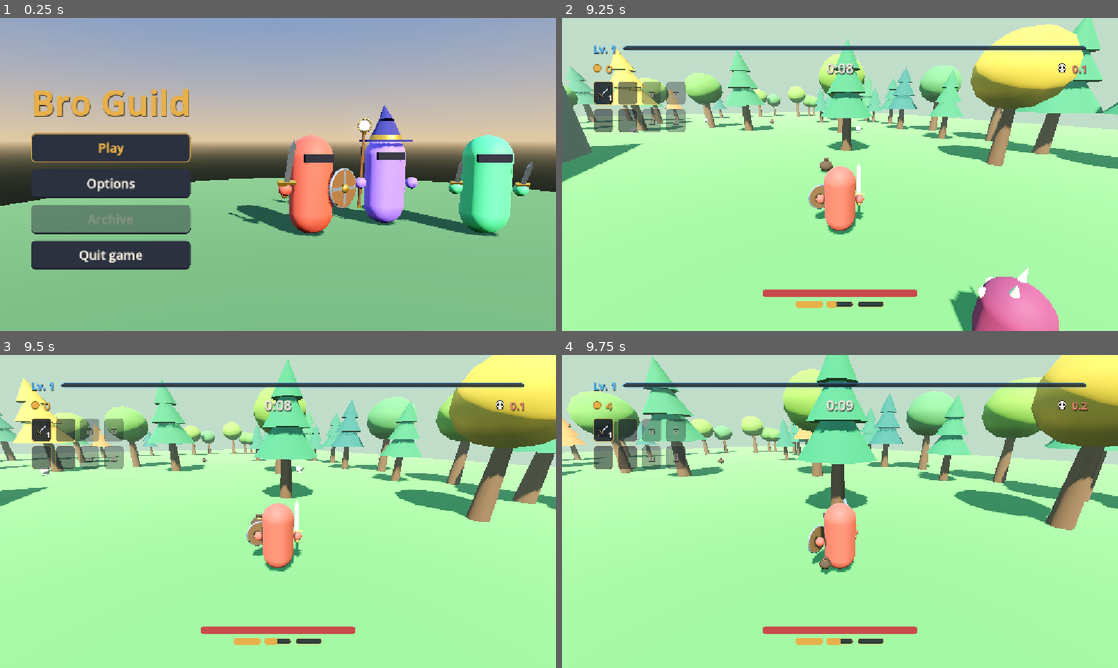
Above: before the commit, frames 1-4 (two rows, left to right).
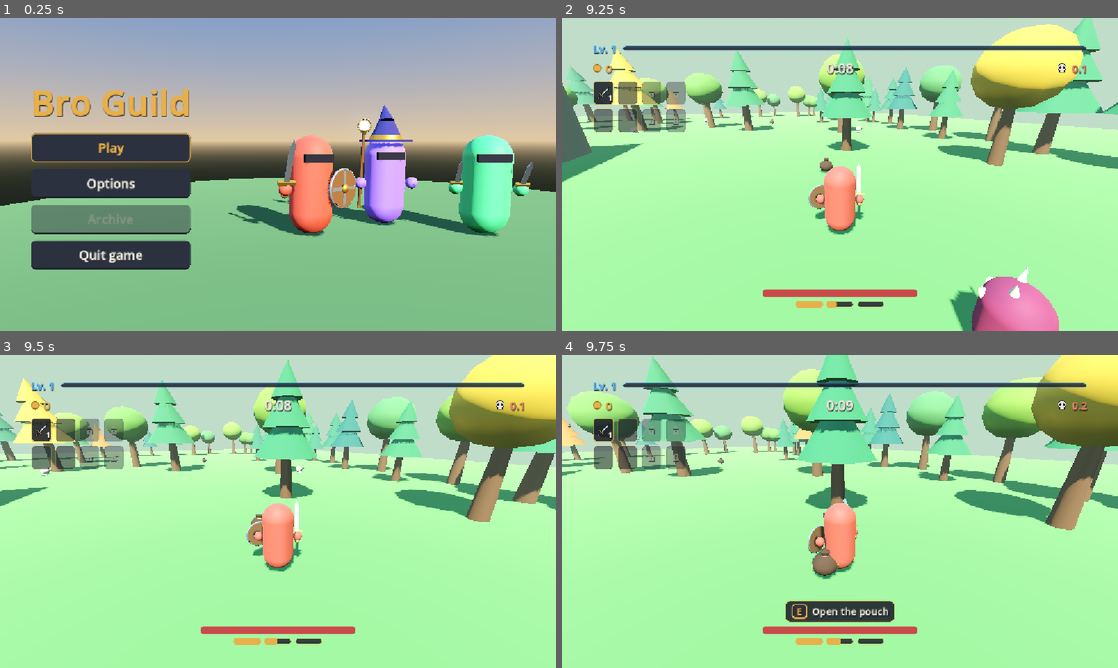
Above: after the commit, the same moments.

Repository: UriBokchoi/BroGuild
Game: Godot game, scene res://systems/run/game.tscn
Same seed, same stepped clock (60 frames per second), same inputs: the game is played once before the commit and once after it.
Inputs (mouse positions are in pixels of both pictures, inside the frame that each line leads up to):
- Up to frame 1 (0.25 s): no input
- Up to frame 2 (9.25 s): click "Play" at 0.5 s; tap Enter at 1.25 s; move the mouse to (834, 180) at 1.27 s; hold W (move_forward) 1.28-3.53 s; tap E (interact) at 1.35, 2.3, 2.85, 3.8, 4.55, 5.3, 5.85, 6.8, 7.35, 8.3, 9.05 s; click (834, 180) at 1.42 s; tap Space (jump) at 1.52, 2.27, 3.77, 4.52, 5.27, 6.77, 7.52, 8.27 s; move the mouse to (878, 177) at 2.02 s; tap Shift (dash) at 2.1, 6.6 s; move the mouse to (795, 171) at 2.77 s; move the mouse to (845, 174) at 3.52 s; hold A (move_left) 3.53-4.28 s; tap Tab (show_stats) at 3.6, 8.1 s; click (845, 174) at 3.67 s; move the mouse to (817, 168) at 4.27 s; hold W (move_forward) 4.28-6.53 s; tap Ctrl (slide) at 4.35, 8.85 s; move the mouse to (867, 174) at 5.02 s; tap Alt at 5.1 s; move the mouse to (812, 174) at 5.77 s; click (812, 174) at 5.92 s; move the mouse to (851, 168) at 6.52 s; hold D (move_right) 6.53-7.28 s; move the mouse to (834, 180) at 7.27 s; hold W (move_forward) from 7.28 s (still down); move the mouse to (878, 177) at 8.02 s; click (878, 177) at 8.17 s; move the mouse to (795, 171) at 8.77 s
- Up to frame 3 (9.5 s): keep holding W (move_forward)
- Up to frame 4 (9.75 s): move the mouse to (845, 511) at 9.52 s; release W (move_forward) at 9.53 s; hold A (move_left) from 9.53 s (still down); tap Alt at 9.6 s

Frames 1-3 are identical in both runs. In frame 4, 1.7% of the frame differs, in the area x 7-60%, y 15-86%.

Commit message:
feat(breakables): calaveras y bolsitas se rompen con E
Cada rompible es ahora un Interactable con su aviso («Romper la calavera»,
«Abrir la bolsita») en lugar de romperse al tocarlo.

Co-Authored-By: Claude Opus 5.5 <noreply@anthropic.com>

Diff:
--- a/data/i18n/strings.csv
+++ b/data/i18n/strings.csv
@@ -41,6 +41,8 @@
 SLOT_JACKPOT_UPGRADE,¡JACKPOT! Tres mejoras gratis,JACKPOT! Three free upgrades
 SLOT_CURSE_FRAILTY,Maldición: −20 % de vida máxima un minuto,Curse: −20% max health for a minute
 SLOT_CURSE_ELITES,¡Maldición! Cinco élites a por ti,Curse! Five elites are coming
+BREAK_SKULL,Romper la calavera,Break the skull
+OPEN_POUCH,Abrir la bolsita,Open the pouch
 OPTIONS_TITLE,Opciones,Options
 OPTIONS_GROUP_AUDIO,Sonido,Sound
 OPTIONS_GROUP_DISPLAY,Pantalla,Display
--- a/entities/breakables/breakable.gd
+++ b/entities/breakables/breakable.gd
@@ -1,14 +1,14 @@
 class_name Breakable
 extends Node3D
-## Rompible del nivel (como los jarrones de Megabonk): al tocarlo el jugador, se rompe, avisa por
-## [signal EventBus.breakable_broken] (el [LootDropper] suelta su botín) y desaparece con un
-## pequeño estallido. Los ataques no lo rompen: premia moverse por el mapa. Solo lo detecta el
-## jugador (máscara de su [member area]).
+## Rompible del nivel (como los jarrones de Megabonk): se rompe al usarlo con «interactuar» (su
+## [member interactable], con su aviso: «Romper la calavera»…). Avisa por
+## [signal EventBus.breakable_broken] (el [LootDropper] suelta su botín) y desaparece con un pequeño
+## estallido.
 
 ## Lo que suelta.
 @export var data: BreakableData
-## Zona que, al tocarla el jugador, lo rompe.
-@export var area: Area3D
+## Lo que se usa con «interactuar» para romperlo.
+@export var interactable: Interactable
 ## Modelo que estalla al romperse.
 @export var visual: Node3D
 ## Duración del estallido.
@@ -20,7 +20,7 @@
 
 
 func _ready() -> void:
-	area.body_entered.connect(_on_body_entered)
+	interactable.interacted.connect(_on_interacted)
 
 
 ## Lo rompe: avisa con su botín y desaparece. Una sola vez.
@@ -28,7 +28,7 @@
 	if _broken:
 		return
 	_broken = true
-	area.set_deferred(&"monitoring", false)
+	interactable.enabled = false
 	EventBus.breakable_broken.emit(data, global_position)
 	var pop := create_tween()
 	pop.tween_property(visual, ^"scale", visual.scale * pop_scale, pop_time * 0.5)
@@ -40,5 +40,5 @@
 	return _broken
 
 
-func _on_body_entered(_body: Node3D) -> void:
+func _on_interacted(_by: Node3D) -> void:
 	break_open()
--- a/entities/breakables/pouch/pouch.tscn
+++ b/entities/breakables/pouch/pouch.tscn
@@ -1,6 +1,7 @@
 [gd_scene format=3]
 
 [ext_resource type="Script" path="res://entities/breakables/breakable.gd" id="1_breakable"]
+[ext_resource type="Script" path="res://entities/interactables/interactable.gd" id="9_interactable"]
 [ext_resource type="Resource" path="res://data/breakables/pouch.tres" id="2_data"]
 [ext_resource type="Material" path="res://assets/models/props/materials/leather.tres" id="3_leather"]
 [ext_resource type="Material" path="res://assets/models/props/materials/gold.tres" id="4_gold"]
@@ -35,13 +36,13 @@
 radial_segments = 12
 rings = 1
 
-[sub_resource type="SphereShape3D" id="SphereShape3D_touch"]
+[sub_resource type="SphereShape3D" id="SphereShape3D_reach"]
 radius = 0.7
 
-[node name="Pouch" type="Node3D" node_paths=PackedStringArray("area", "visual")]
+[node name="Pouch" type="Node3D" node_paths=PackedStringArray("interactable", "visual")]
 script = ExtResource("1_breakable")
 data = ExtResource("2_data")
-area = NodePath("Touch")
+interactable = NodePath("Interactable")
 visual = NodePath("Visual")
 
 [node name="Visual" type="Node3D" parent="."]
@@ -62,11 +63,12 @@
 transform = Transform3D(1, 0, 0, 0, 0, -1, 0, 1, 0, 0, 0.02, -0.33)
 mesh = SubResource("CylinderMesh_coin")
 
-[node name="Touch" type="Area3D" parent="."]
-collision_layer = 0
-collision_mask = 2
-monitorable = false
+[node name="Interactable" type="Area3D" parent="."]
+collision_layer = 256
+collision_mask = 0
+script = ExtResource("9_interactable")
+prompt_key = &"OPEN_POUCH"
 
-[node name="Shape" type="CollisionShape3D" parent="Touch"]
+[node name="Shape" type="CollisionShape3D" parent="Interactable"]
 transform = Transform3D(1, 0, 0, 0, 1, 0, 0, 0, 1, 0, 0.3, 0)
-shape = SubResource("SphereShape3D_touch")
+shape = SubResource("SphereShape3D_reach")
--- a/entities/breakables/skull/skull.tscn
+++ b/entities/breakables/skull/skull.tscn
@@ -1,6 +1,7 @@
 [gd_scene format=3]
 
 [ext_resource type="Script" path="res://entities/breakables/breakable.gd" id="1_breakable"]
+[ext_resource type="Script" path="res://entities/interactables/interactable.gd" id="9_interactable"]
 [ext_resource type="Resource" path="res://data/breakables/skull.tres" id="2_data"]
 [ext_resource type="Material" path="res://assets/models/props/materials/bone.tres" id="3_bone"]
 [ext_resource type="Material" path="res://assets/models/props/materials/shadow.tres" id="4_shadow"]
@@ -27,13 +28,13 @@
 material = ExtResource("4_shadow")
 size = Vector3(0.08, 0.08, 0.04)
 
-[sub_resource type="SphereShape3D" id="SphereShape3D_touch"]
+[sub_resource type="SphereShape3D" id="SphereShape3D_reach"]
 radius = 0.7
 
-[node name="Skull" type="Node3D" node_paths=PackedStringArray("area", "visual")]
+[node name="Skull" type="Node3D" node_paths=PackedStringArray("interactable", "visual")]
 script = ExtResource("1_breakable")
 data = ExtResource("2_data")
-area = NodePath("Touch")
+interactable = NodePath("Interactable")
 visual = NodePath("Visual")
 
 [node name="Visual" type="Node3D" parent="."]
@@ -58,11 +59,12 @@
 transform = Transform3D(1, 0, 0, 0, 1, 0, 0, 0, 1, 0, -0.13, -0.3)
 mesh = SubResource("PrismMesh_nose")
 
-[node name="Touch" type="Area3D" parent="."]
-collision_layer = 0
-collision_mask = 2
-monitorable = false
+[node name="Interactable" type="Area3D" parent="."]
+collision_layer = 256
+collision_mask = 0
+script = ExtResource("9_interactable")
+prompt_key = &"BREAK_SKULL"
 
-[node name="Shape" type="CollisionShape3D" parent="Touch"]
+[node name="Shape" type="CollisionShape3D" parent="Interactable"]
 transform = Transform3D(1, 0, 0, 0, 1, 0, 0, 0, 1, 0, 0.42, 0)
-shape = SubResource("SphereShape3D_touch")
+shape = SubResource("SphereShape3D_reach")
--- a/tests/integration/entities/breakables/test_breakable.gd
+++ b/tests/integration/entities/breakables/test_breakable.gd
@@ -1,6 +1,6 @@
 extends GutTest
-## Rompible con física real: lo rompe el cuerpo del jugador al tocarlo (no un enemigo), avisa una
-## sola vez con su botín y su posición, y desaparece.
+## Rompible: se rompe al usarlo con «interactuar» (no al tocarlo), avisa una sola vez con su botín y
+## su posición, deja de ofrecerse y desaparece.
 
 const SkullScene := preload("res://entities/breakables/skull/skull.tscn")
 
@@ -20,16 +20,23 @@
 	EventBus.breakable_broken.disconnect(_on_broken)
 
 
-func test_the_player_breaks_it_by_touching_it() -> void:
-	_add_body(PhysicsLayers.PLAYER, _skull.position)
-	await wait_physics_frames(3)
+func test_it_breaks_when_used() -> void:
+	assert_eq(_skull.interactable.prompt_key, &"BREAK_SKULL")
+	_skull.interactable.interact(_user())
 	assert_eq(_broken.size(), 1)
 	assert_eq(_broken[0], _skull.global_position)
 	assert_true(_skull.is_broken())
+	assert_false(_skull.interactable.enabled, "ya no se ofrece")
 
 
-func test_an_enemy_does_not_break_it() -> void:
-	_add_body(PhysicsLayers.ENEMY, _skull.position)
+func test_touching_it_does_not_break_it() -> void:
+	var body := StaticBody3D.new()
+	body.collision_layer = PhysicsLayers.mask(PhysicsLayers.PLAYER)
+	var shape := CollisionShape3D.new()
+	shape.shape = SphereShape3D.new()
+	body.add_child(shape)
+	body.position = _skull.position + Vector3.UP * 0.5
+	add_child_autofree(body)
 	await wait_physics_frames(3)
 	assert_eq(_broken.size(), 0)
 
@@ -42,15 +49,11 @@
 	assert_false(is_instance_valid(_skull), "desaparece tras el estallido")
 
 
-func _add_body(layer: int, at: Vector3) -> void:
-	var body := StaticBody3D.new()
-	body.collision_layer = PhysicsLayers.mask(layer)
-	body.collision_mask = 0
-	var shape := CollisionShape3D.new()
-	shape.shape = SphereShape3D.new()
-	body.add_child(shape)
-	body.position = at + Vector3.UP * 0.5
-	add_child_autofree(body)
+## Quien interactúa (basta un nodo).
+func _user() -> Node3D:
+	var node := Node3D.new()
+	add_child_autofree(node)
+	return node
 
 
 func _on_broken(data: BreakableData, at: Vector3) -> void:
Not shown, changed: docs/GDD.md
Not shown, changed: docs/MAPA.md
Not shown, changed: docs/ROADMAP.md
